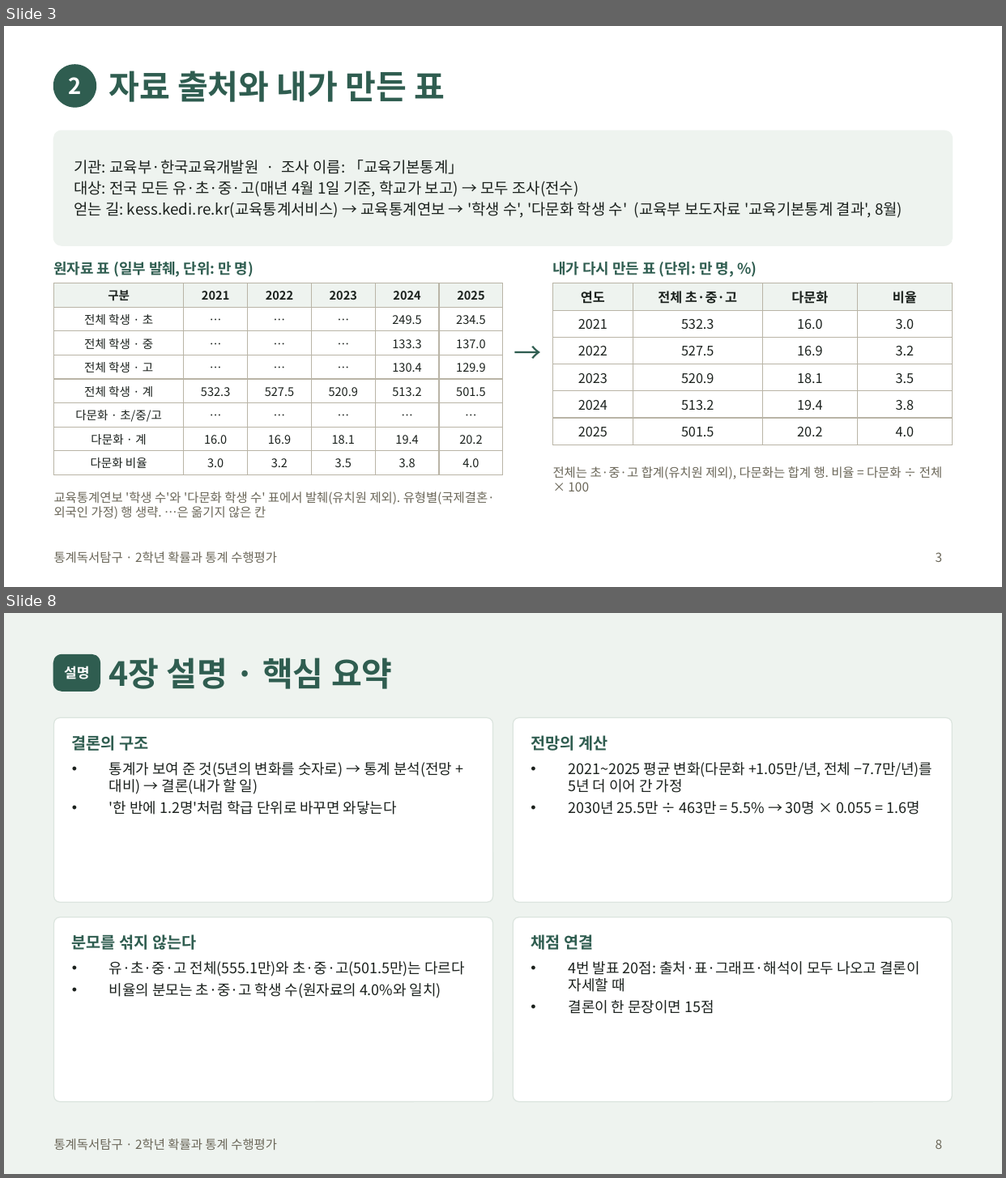
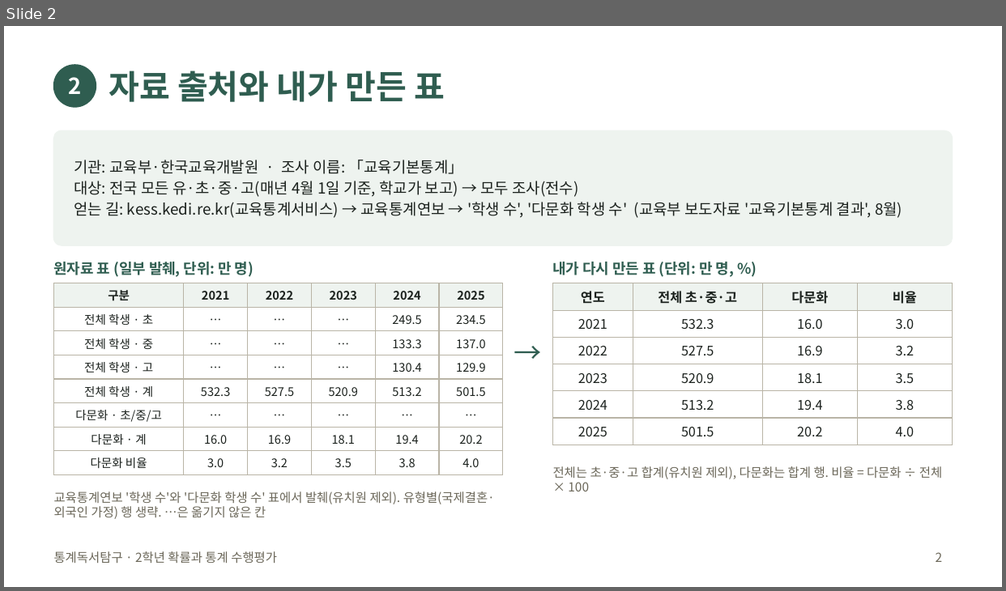
Before and after one commit to jaegeunsongsong/autobot, a slide deck: docs/2026-2학기-통계독서탐구-수행평가/발표예시-교육.pptx. Shown one above the other, each under a label of ours: slides 3 and 8 before the commit, slide 2 after it; the slides between them are not shown. The pictures are 1006x1178 and 1006x591 pixels, drawn with LibreOffice and Linux fonts; fonts in the diff are those of the drawing. Boxes give left, top, right and bottom in pixels: in the first picture for what was removed or moved away, otherwise in the second. Text is boxed around its words. In the diff, an @@ line names an element or a change of style, - is before the commit and + after.

```diff
--- a/docs/2026-2학기-통계독서탐구-수행평가/발표예시-교육.pptx
+++ b/docs/2026-2학기-통계독서탐구-수행평가/발표예시-교육.pptx
@@ slide 8 removed at <box>4,613,1002,1174</box>, background #EEF3EF; not listed: 1 template element that a slide beside it also shows @@
@@ rounded rectangle removed at <box>54,655,100,691</box> @@
@@ title removed at <box>108,658,393,689</box> @@
-4장 설명 · 핵심 요약
@@ text removed at <box>64,666,89,679</box> @@
-설명
@@ rounded rectangle removed at <box>54,717,493,902</box> @@
@@ rounded rectangle removed at <box>513,717,952,902</box> @@
@@ text removed at <box>72,735,149,751</box> @@
-결론의 구조
@@ text removed at <box>530,735,607,751</box> @@
-전망의 계산
@@ text removed at <box>109,762,452,815</box> @@
-• 통계가 보여 준 것(5년의 변화를 숫자로) → 통계 분석(전망 + 대비) → 결론(내가 할 일)
-• '한 반에 1.2명'처럼 학급 단위로 바꾸면 와닿는다
@@ text removed at <box>569,762,932,815</box> @@
-• 2021~2025 평균 변화(다문화 +1.05만/년, 전체 −7.7만/년)를 5년 더 이어 간 가정
-• 2030년 25.5만 ÷ 463만 = 5.5% → 30명 × 0.055 = 1.6명
@@ rounded rectangle removed at <box>54,918,493,1102</box> @@
@@ rounded rectangle removed at <box>513,918,952,1102</box> @@
@@ text removed at <box>72,935,196,950</box> @@
-분모를 섞지 않는다
@@ text removed at <box>530,935,593,950</box> @@
-채점 연결
@@ text removed at <box>109,961,464,999</box> @@
-• 유·초·중·고 전체(555.1만)와 초·중·고(501.5만)는 다르다
-• 비율의 분모는 초·중·고 학생 수(원자료의 4.0%와 일치)
@@ text removed at <box>569,961,920,1014</box> @@
-• 4번 발표 20점: 출처·표·그래프·해석이 모두 나오고 결론이 자세할 때
-• 결론이 한 문장이면 15점
@@ page number removed at <box>936,1139,943,1149</box> @@
-8
@@ what was slide 3 is now slide 2 @@
@@ page number at <box>936,552,943,562</box>: text changed @@
-3
+2
```
Also in this commit, not shown: 2 slides changed, 3 other slides removed, 8 other files.
